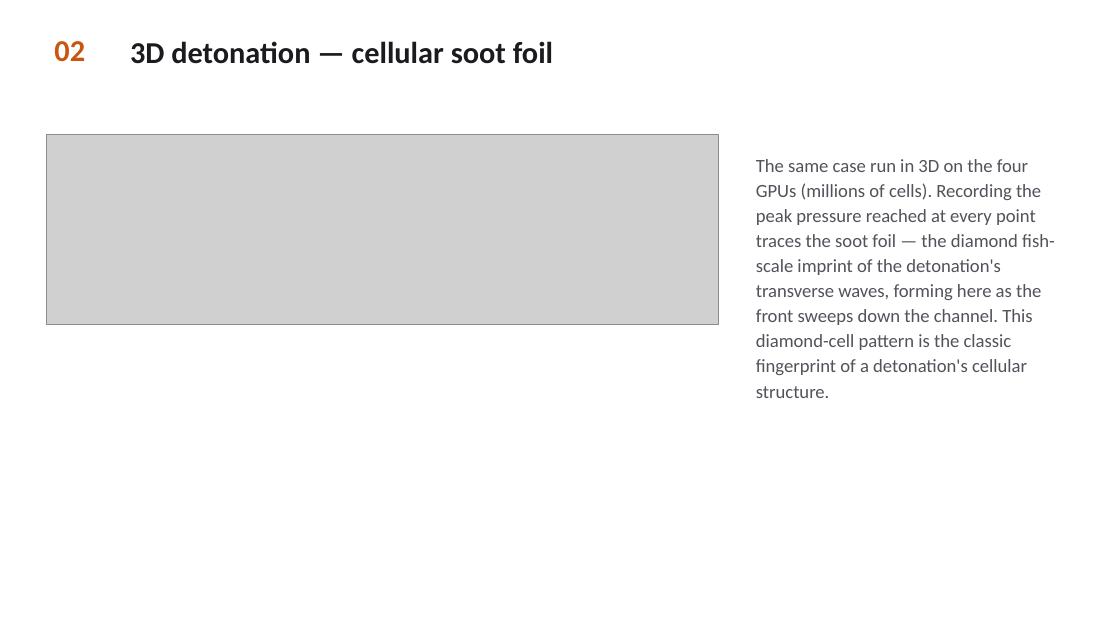
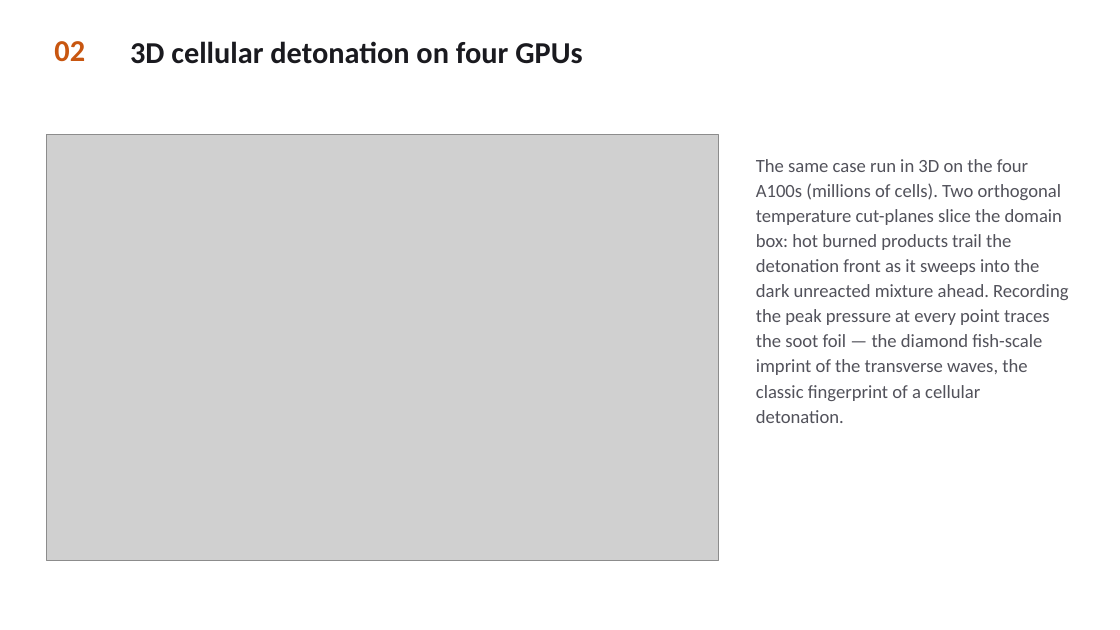
Before and after one commit to sbryngelson/MFC, a slide deck: slide 3 of MFC_combustion_showcase.pptx. Drawn at 1120x630 pixels with LibreOffice and Linux fonts; fonts in the diff are those of the drawing; grey boxes stand for pictures. Boxes give left, top, right and bottom in pixels: in the first picture for what was removed or moved away, otherwise in the second. Text is boxed around its words. In the diff, an @@ line names an element or a change of style, - is before the commit and + after.

Commit message:
docs: refresh showcase deck with true 3D cut-plane detonation view

```diff
--- a/MFC_combustion_showcase.pptx
+++ b/MFC_combustion_showcase.pptx
@@ text at [130, 41, 582, 64]: text changed @@
-3D detonation — cellular soot foil
+3D cellular detonation on four GPUs
@@ picture: place and size @@
-picture at [46, 134, 718, 325]
+picture at [46, 134, 718, 560]
@@ text at [756, 159, 1068, 423]: text changed @@
-The same case run in 3D on the four GPUs (millions of cells). Recording the peak pressure reached at every point traces the soot foil — the diamond fish-scale imprint of the detonation's transverse waves, forming here as the front sweeps down the channel. This diamond-cell pattern is the classic fingerprint of a detonation's cellular structure.
+The same case run in 3D on the four A100s (millions of cells). Two orthogonal temperature cut-planes slice the domain box: hot burned products trail the detonation front as it sweeps into the dark unreacted mixture ahead. Recording the peak pressure at every point traces the soot foil — the diamond fish-scale imprint of the transverse waves, the classic fingerprint of a cellular detonation.
```
